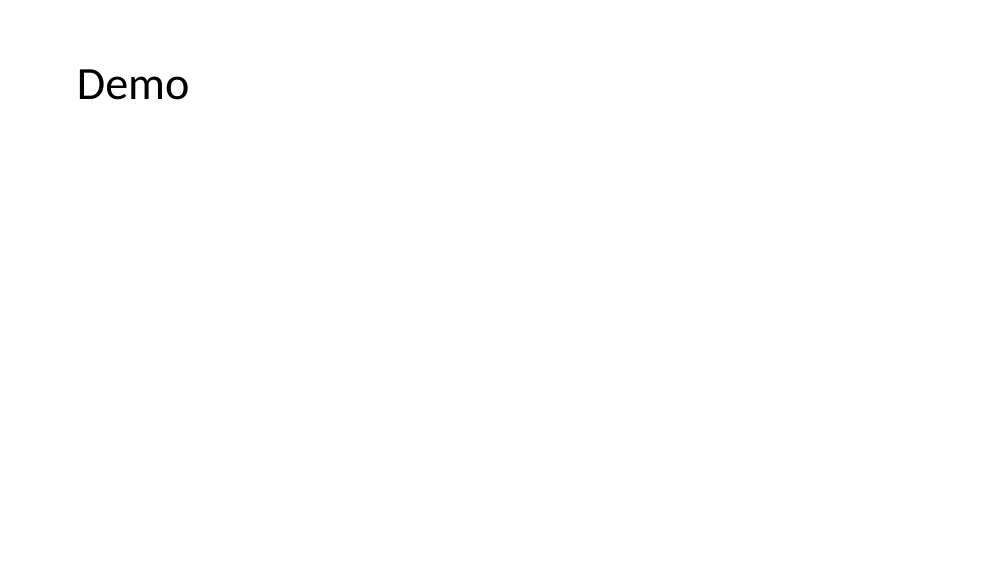
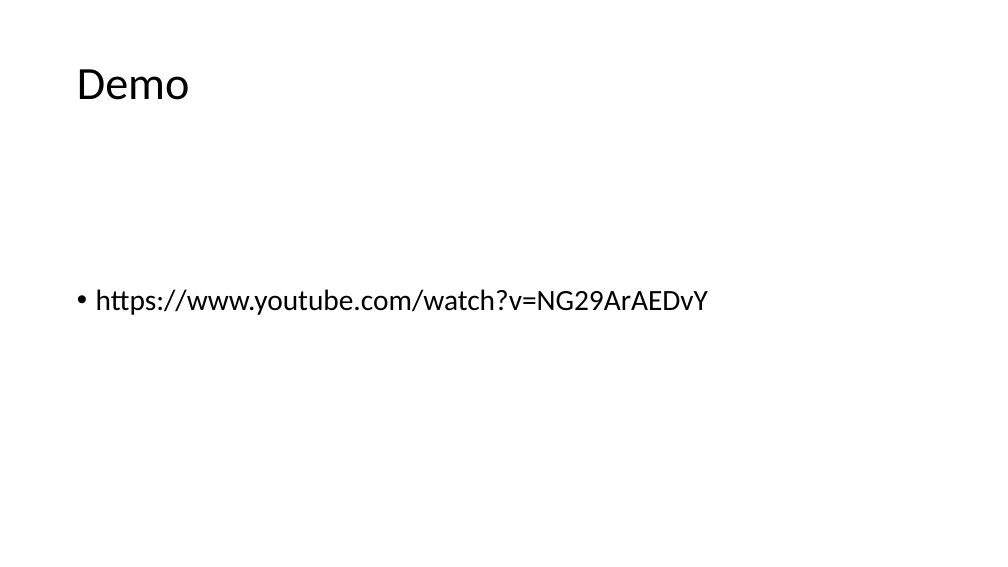
Before and after one commit to ramongabor95/Licenta, a slide deck: slide 11 of Licenta-Ramon Gabor.pptx. Drawn at 1008x567 pixels with LibreOffice and Linux fonts; fonts in the diff are those of the drawing. Boxes give left, top, right and bottom in pixels: in the first picture for what was removed or moved away, otherwise in the second. Text is boxed around its words. In the diff, an @@ line names an element or a change of style, - is before the commit and + after.

```diff
--- a/Licenta-Ramon Gabor.pptx
+++ b/Licenta-Ramon Gabor.pptx
@@ text added at bbox=[96, 289, 708, 315], 28 pt, text #000000 @@
+• https://www.youtube.com/watch?v=NG29ArAEDvY
```
